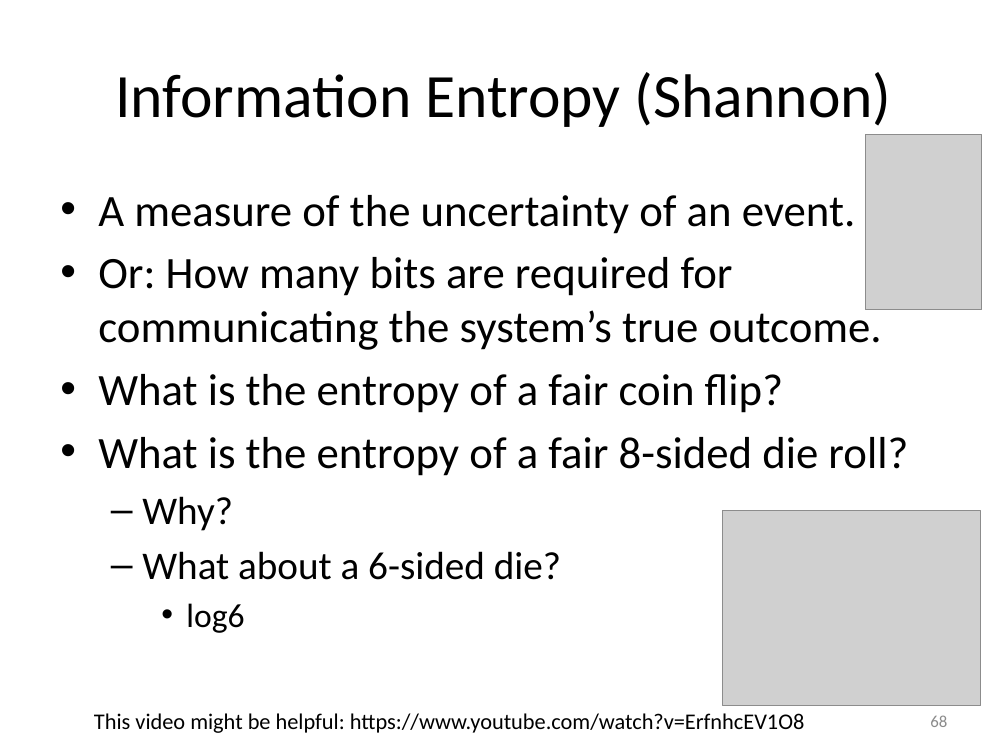
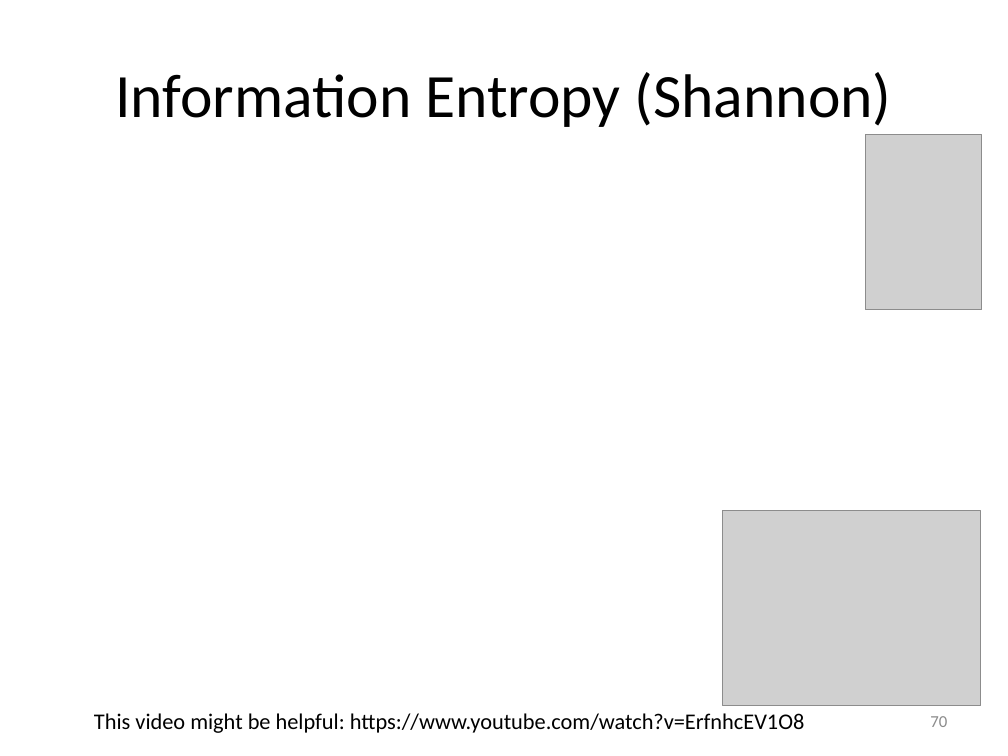
Before and after one commit to kggold4/computer-science-B.Sc-materials, a slide deck: slide 70 of year 3/Deep learning and Natural Language Processing/Lectures/5-Linear and Logistic Regression.pptx (slide 68 before the commit). Drawn at 1008x756 pixels with LibreOffice and Linux fonts; fonts in the diff are those of the drawing; grey boxes stand for pictures. Boxes give left, top, right and bottom in pixels: in the first picture for what was removed or moved away, otherwise in the second. Text is boxed around its words. In the diff, an @@ line names an element or a change of style, - is before the commit and + after.

```diff
--- a/year 3/Deep learning and Natural Language Processing/Lectures/5-Linear and Logistic Regression.pptx
+++ b/year 3/Deep learning and Natural Language Processing/Lectures/5-Linear and Logistic Regression.pptx
@@ text removed at <box>98,195,908,633</box> @@
-• A measure of the uncertainty of an event.
-• Or: How many bits are required for communicating the system’s true outcome.
-• What is the entropy of a fair coin flip?
-• What is the entropy of a fair 8-sided die roll?
-  – Why?
-  – What about a 6-sided die?
-    • log6
@@ page number at <box>930,716,947,727</box>: text changed @@
-68
+70
```
Also in this commit, not shown: 22 other slides changed, 2 slides added, 5 other files.
